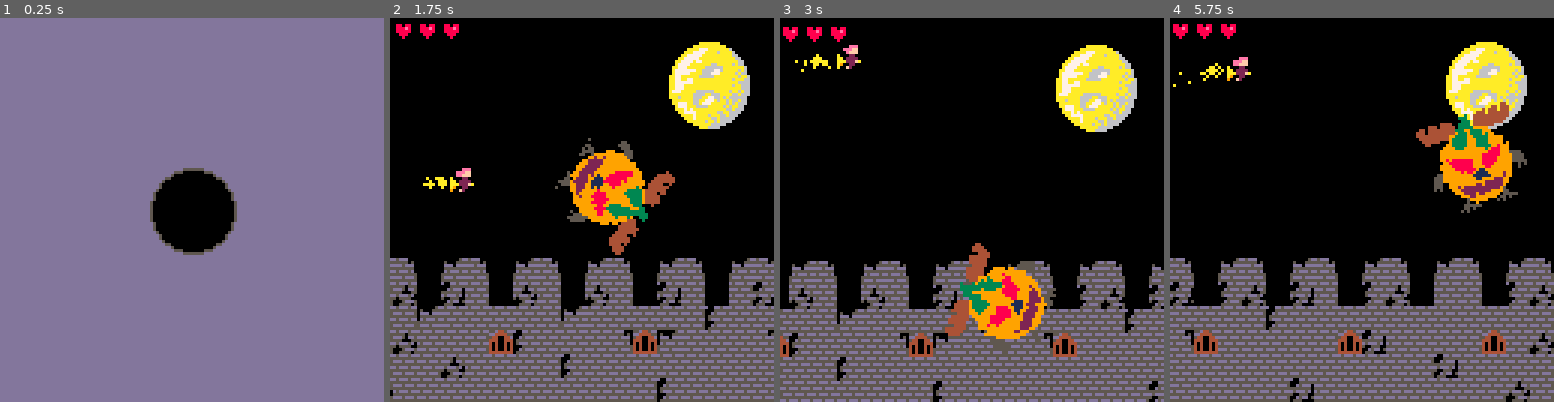
Above: before the commit, frames 1-4 (left to right).
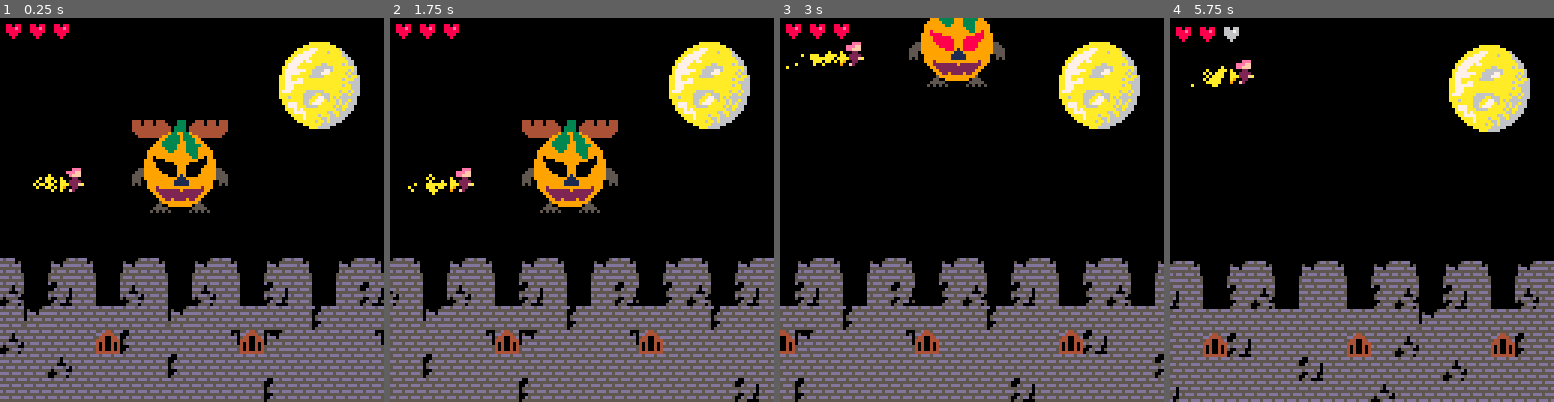
Above: after the commit, the same moments.

Repository: theGEBIRGE/BARBARA
Game: PICO-8 cartridge barbara.p8
Two runs of this game, one before a commit and one after it. Both use one fixed random seed, a clock stepped at 60 frames per second and the inputs below.
Inputs:
- Up to frame 1 (0.25 s): no input
- Up to frame 2 (1.75 s): tap X (X key) at 0.33, 1.07 s
- Up to frame 3 (3 s): tap X (X key) at 1.85, 2.97 s; hold Up 2.15-2.42 s
- Up to frame 4 (5.75 s): hold Down 3.63-3.97 s; tap X (X key) at 4.08, 5.2 s; hold Up 4.73-5.03 s; hold Down from 5.73 s (still down)

The runs differ from the first frame. In frame 1, 86% of the frame differs, in the area x 0-100%, y 0-100%; in frame 2, 18%; in frame 3, 32%; in frame 4, 33%.

Commit message:
Finish boss fight timings
He now appears in front of the moon. What a dramtic entrance.
And the explosion also starts immediately.

Diff:
--- a/barbara.p8
+++ b/barbara.p8
@@ -7,7 +7,7 @@
 function _init()
   init_globals()
   init_objects()
-  change_scene("PRE_CASTLE")
+  change_scene("CASTLE")
 end
 
 function init_globals()
@@ -122,7 +122,7 @@
       map(0, 0, self.map_x + 128 * 4, 0, 64, 16)
       palt()
 
-      if (self.spawn_x < 30) print("FOREST", 50, 10, 7)
+      if (self.spawn_x < 30) print("WALD", 50, 10, 7)
       foreach(curr_e, function(e) e:draw() end)
       w:draw()
       map(32, 16, self.foreground_x, 0, 32, 16)
@@ -210,7 +210,7 @@
       map(0, 16, self.map_x, 0, 32, 16)
       map(0, 16, self.map_x + 128 * 2, 0, 32, 16)
       palt()
-      if (self.spawn_x < 30) print("CAVE", 55, 10, 7)
+      if (self.spawn_x < 30) print("BERG", 55, 10, 7)
       foreach(curr_e, function(e) e:draw() end)
       w:draw()
       draw_hp()
@@ -315,7 +315,7 @@
     t,
     curr_firework = 1,
     init = function(self)
-      self.t = time()
+      self.t = 0
 
       self.fireworks = {
         {64, 64, 5, 200},
@@ -344,7 +344,8 @@
       -- create an explosion every second.
       -- change scene if there are no more left.
       if(time() - self.t > 1) then
-        if (not self.fireworks[self.curr_firework]) then
+        if (not self.fireworks
+        [self.curr_firework]) then
           change_scene("GAME_OVER")
           return
         end
@@ -695,6 +696,12 @@
 end
 
 function update_unhold(self)
+  if (self.phase == "APPEAR") then
+    if(time() - self.t > 3) self:next_phase()
+    self.x = 106
+    self.y = 23
+ end
+
   if (self.phase == "BOUNCE") then
     if(time() - self.t > 15) self:next_phase()
     self.x += self.dx * 1
@@ -744,7 +751,7 @@
   end
 
   if (self.phase == "PRE_HORIZONTAL") then
-    self.spin_speed = 0.01
+    self.spin_speed = 0.05
     self.dx = 1
     if(self.angle > 0.7 and self.angle <= 0.75) then
       self.spin = false
@@ -762,8 +769,8 @@
 
   if (self.phase == "LUNCH") then
     sfx(0)
-    self.dx += 0.1
-    self.dx = mid (0.1, self.dx, 2.0)
+    self.dx += 0.05
+    self.dx = mid (0.05, self.dx, 1.5)
     self.x -= self.dx
 
     if (self.x + 16 < 0) then
@@ -790,7 +797,7 @@
     self.angle += self.spin_speed
     if (self.angle > 1.5) self.angle = 0.5
   end
-
+  self.ticks += 1
 end
 
 function draw_unhold(self)
@@ -804,7 +811,8 @@
     pal(11, 0)
   end
 
-  if self.phase == "BOUNCE" or
+  -- if self.phase == "APPEAR" or
+    if self.phase == "BOUNCE" or
     self.phase == "PRE_SPAWN_GHOSTS" or
     self.phase == "SPAWN_GHOSTS" or
     self.phase == "PRE_HORIZONTAL" or
@@ -814,13 +822,21 @@
     spr_r(sx, sy, self.x, self.y, 4, 4, 0, 0, 16, 16, self.angle, 0)
   end
 
+  if self.phase == "APPEAR" then
+    if (self.ticks % 8 == 0) then
+      cls(10)
+      spr_r(sx, sy, self.x, self.y, 4, 4, 0, 0, 16, 16, self.angle, 0)
+    end
+  end
+
   pal()
 end
 
 function unhold()
   return {
+    ticks = 0,
     angle = 0.5,
-    phase = "BOUNCE",
+    phase = "HORIZONTAL",
     spawn_cooldown = 140,
     spin = true,
     spin_speed = 0,
@@ -838,6 +854,7 @@
     next_phase = function(self)
       -- reset the timer
       self.t = time()
+      self.ticks = 0
 
       -- our final condition for winning
       if (self.lunch_cnt == 5) then
@@ -850,6 +867,7 @@
       if (self.phase == "SPAWN_GHOSTS") self.phase = "PRE_HORIZONTAL"
       if (self.phase == "PRE_SPAWN_GHOSTS") self.phase = "SPAWN_GHOSTS"
       if (self.phase == "BOUNCE") self.phase = "PRE_SPAWN_GHOSTS"
+      if (self.phase == "APPEAR") self.phase = "BOUNCE"
     end
   }
 end
Not shown, changed: the sound effects (__sfx__) section of barbara.p8
